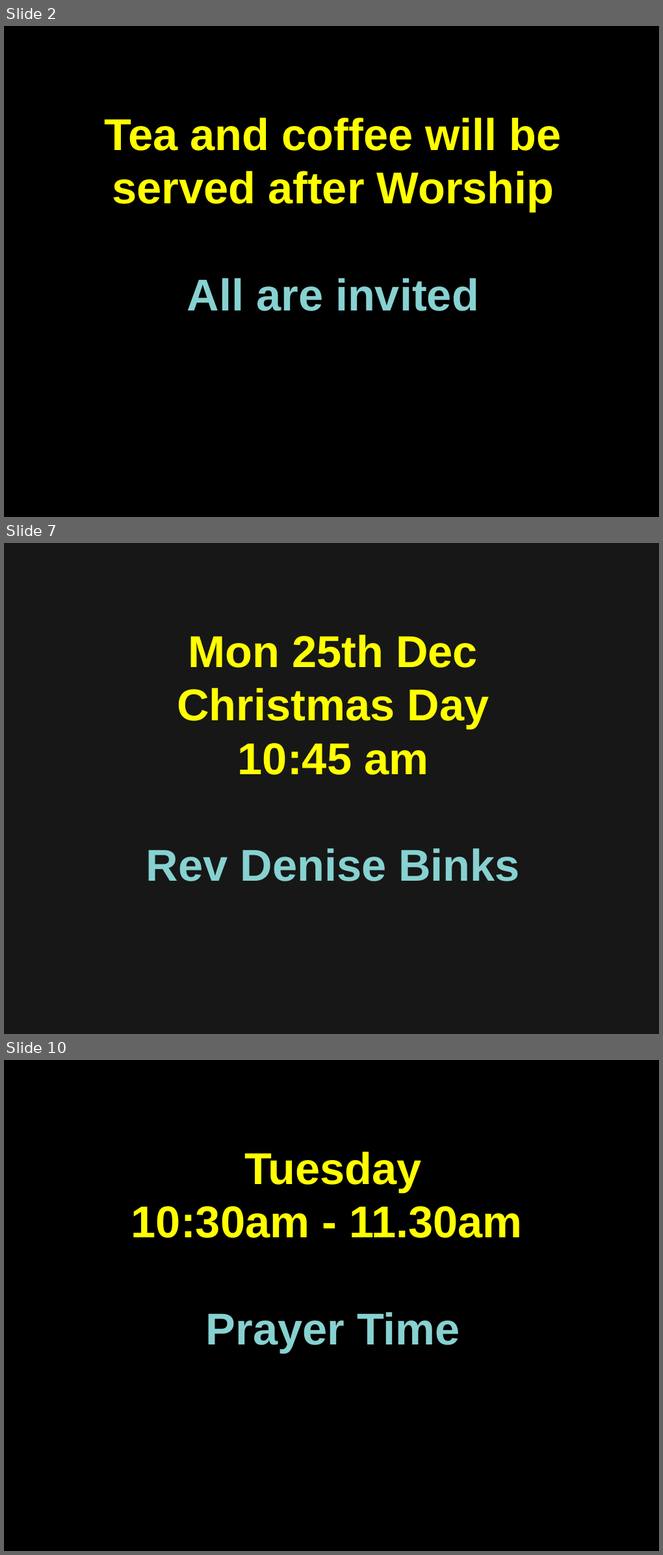
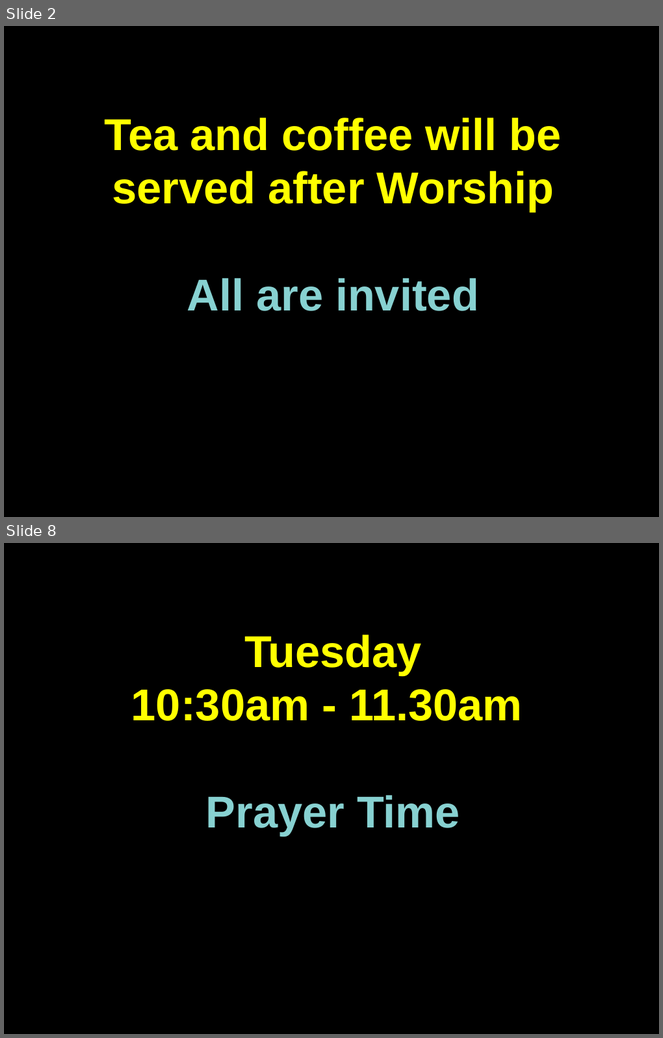
Before and after one commit to martinforsyth/bsuc-audio-visual, a slide deck: resources/presentations/impress/welcome.dark.background.odp. Shown one above the other, each under a label of ours: slides 2, 7 and 10 before the commit, slides 2 and 8 after it; the slides between them are not shown. The pictures are 663x1555 and 663x1038 pixels, drawn with LibreOffice and Linux fonts; fonts in the diff are those of the drawing. Boxes give left, top, right and bottom in pixels: in the first picture for what was removed or moved away, otherwise in the second. Text is boxed around its words. In the diff, an @@ line names an element or a change of style, - is before the commit and + after.

```diff
--- a/resources/presentations/impress/welcome.dark.background.odp
+++ b/resources/presentations/impress/welcome.dark.background.odp
@@ slide 7 removed at bbox=[4, 543, 659, 1034], background #171717 @@
@@ text removed at bbox=[146, 635, 520, 882] @@
-Mon 25th Dec
-Christmas Day
-10:45 am
-Rev Denise Binks
@@ what was slide 10 is now slide 8 @@
```
Also in this commit, not shown: 12 slides changed, 2 slides added, 4 other slides removed, 1 other file.
